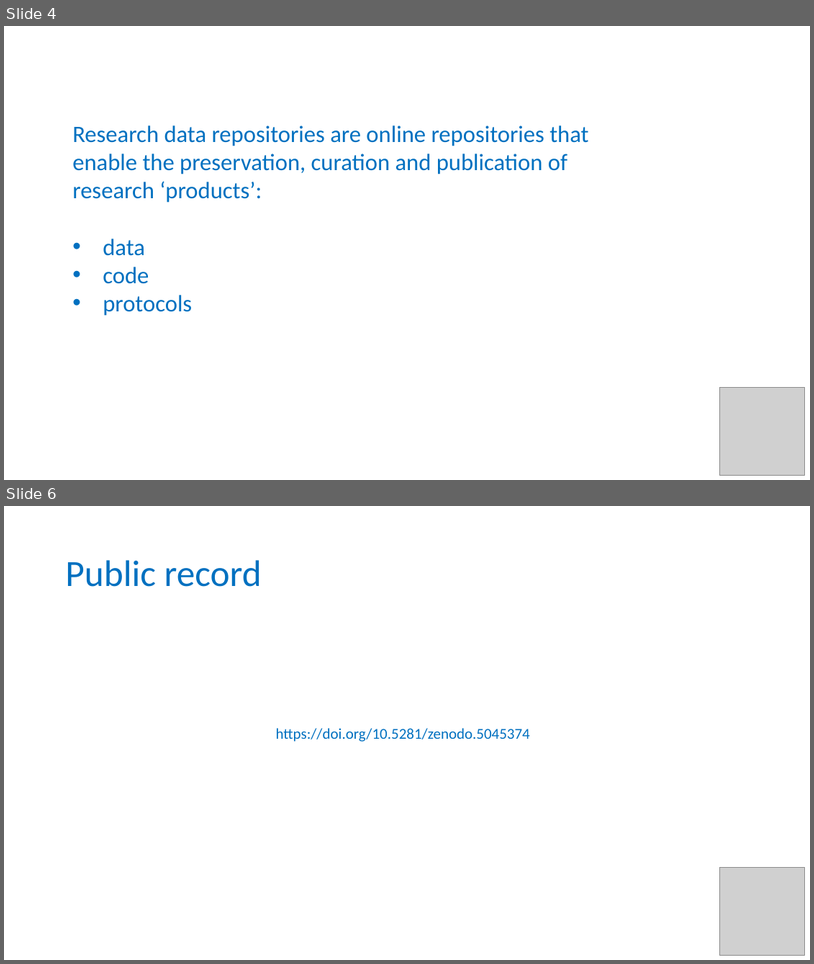
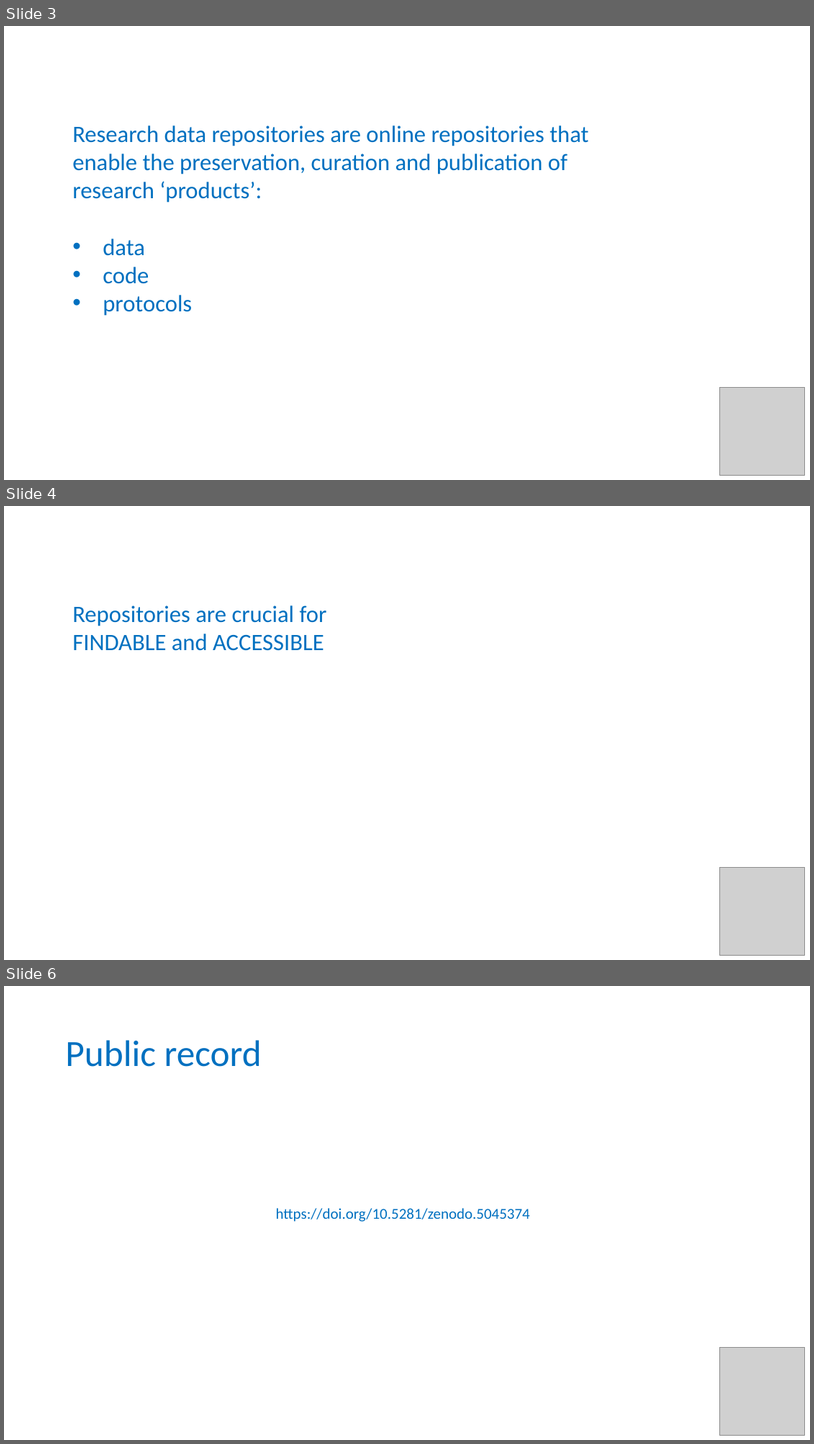
Before and after one commit to tobyhodges/solid-waddle, a slide deck: instructors/Repositories.pptx. Shown one above the other, each under a label of ours: slides 4 and 6 before the commit, slides 3, 4 and 6 after it; the slides between them are not shown. The pictures are 814x964 and 814x1444 pixels, drawn with LibreOffice and Linux fonts; fonts in the diff are those of the drawing; grey boxes stand for pictures. Boxes give left, top, right and bottom in pixels: in the first picture for what was removed or moved away, otherwise in the second. Text is boxed around its words. In the diff, an @@ line names an element or a change of style, - is before the commit and + after.

Commit message:
Repositories tweaks after run

```diff
--- a/instructors/Repositories.pptx
+++ b/instructors/Repositories.pptx
@@ slide 4 added at (4, 506, 810, 960), background #FFFFFF @@
@@ text added at (72, 605, 327, 651), 28 pt, text #0070C0 @@
+Repositories are crucial for
+FINDABLE and ACCESSIBLE
@@ picture added at (720, 867, 805, 955) @@
@@ what was slide 4 is now slide 3 @@
```
Also in this commit, not shown: 3 slides changed, 2 other slides added, 1 slide removed, 3 other files.
